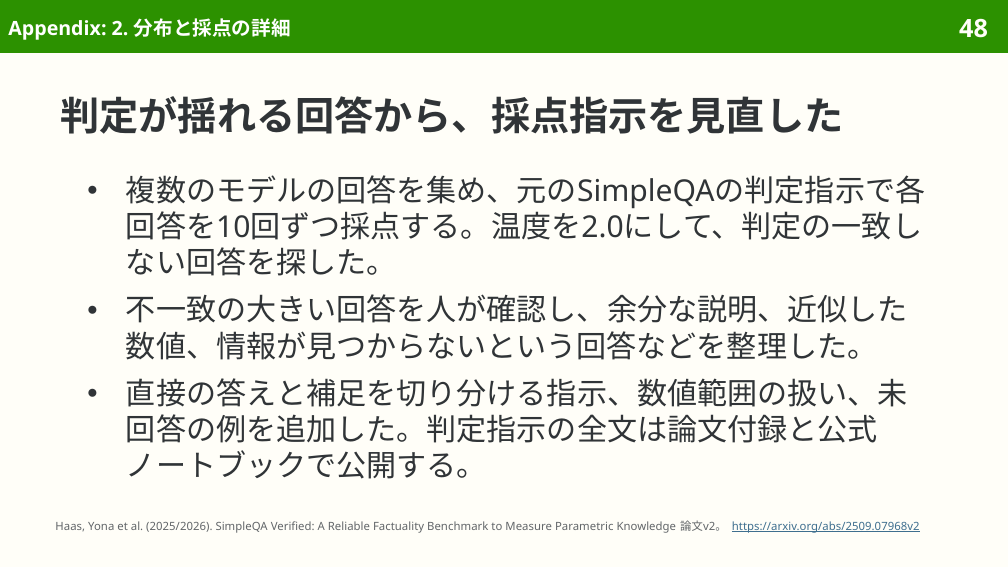
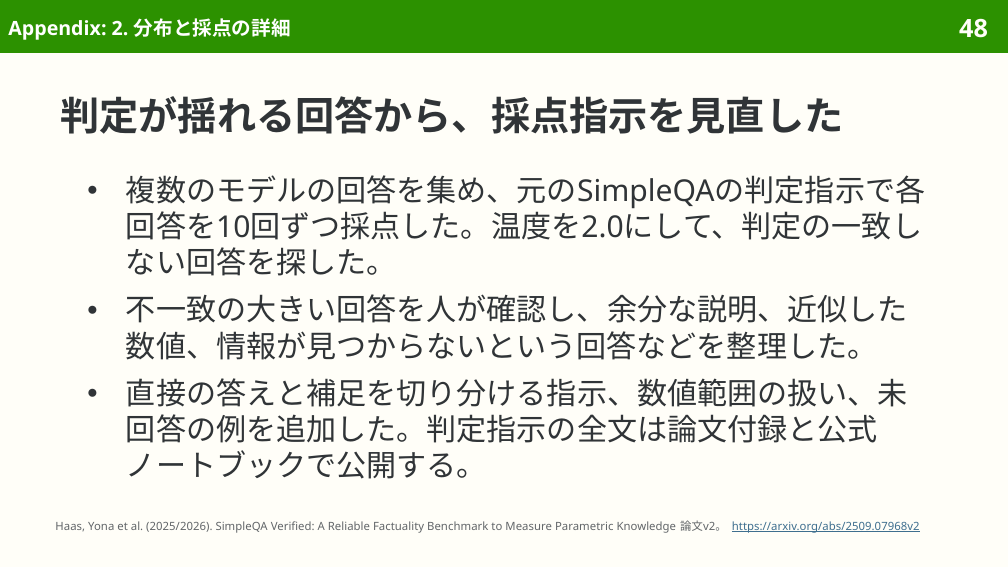
Before and after one commit to sasakiy84/datasets-in-10-minutes, a slide deck: slide 48 of slides/datasets-in-10-minutes-simpleqa-verified.pptx. Drawn at 1008x567 pixels with LibreOffice and Linux fonts; fonts in the diff are those of the drawing. Boxes give left, top, right and bottom in pixels: in the first picture for what was removed or moved away, otherwise in the second. Text is boxed around its words. In the diff, an @@ line names an element or a change of style, - is before the commit and + after.

```diff
--- a/slides/datasets-in-10-minutes-simpleqa-verified.pptx
+++ b/slides/datasets-in-10-minutes-simpleqa-verified.pptx
@@ text at [126, 175, 925, 276]: text changed @@
-● 複数のモデルの回答を集め、元のSimpleQAの判定指示で各回答を10回ずつ採点する。温度を2.0にして、判定の一致しない回答を探した。
+● 複数のモデルの回答を集め、元のSimpleQAの判定指示で各回答を10回ずつ採点した。温度を2.0にして、判定の一致しない回答を探した。
```
Also in this commit, not shown: 13 other slides changed, 7 other files.
